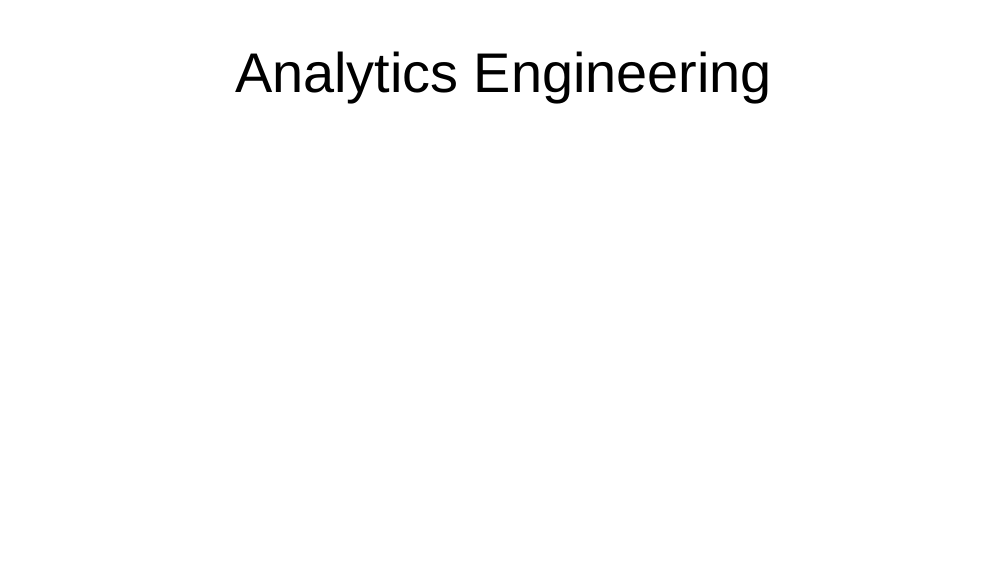
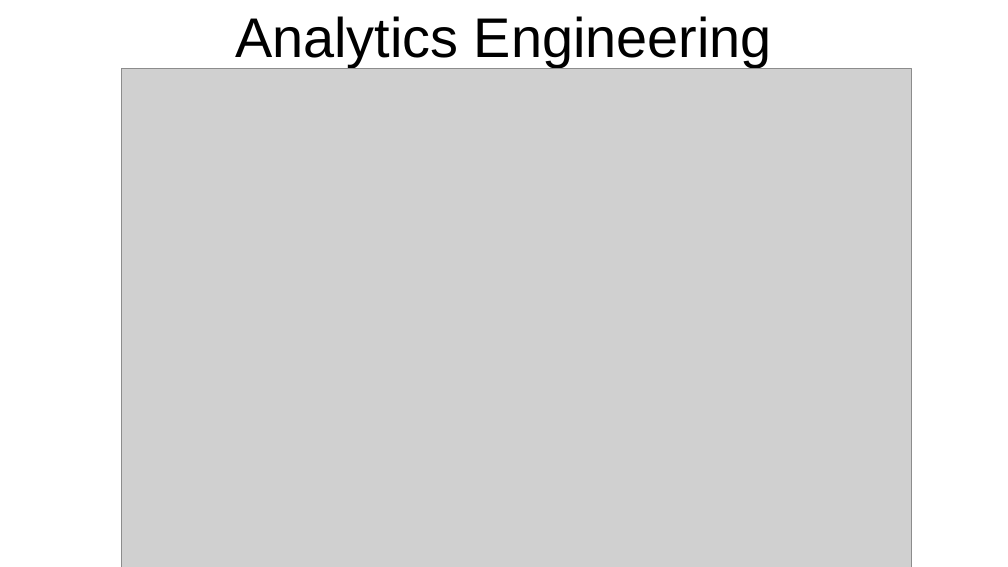
Before and after one commit to mossdet/dlp_data_eng, a slide deck: slide 1 of Notes/04_01_Analytics_Engineering.odp. Drawn at 1008x567 pixels with LibreOffice and Linux fonts; fonts in the diff are those of the drawing; grey boxes stand for pictures. Boxes give left, top, right and bottom in pixels: in the first picture for what was removed or moved away, otherwise in the second. Text is boxed around its words. In the diff, an @@ line names an element or a change of style, - is before the commit and + after.

```diff
--- a/Notes/04_01_Analytics_Engineering.odp
+++ b/Notes/04_01_Analytics_Engineering.odp
@@ title "Analytics Engineering": place and size @@
-title "Analytics Engineering" at [235,51,772,102]
+title "Analytics Engineering" at [235,16,772,67]
@@ picture added at [122,69,913,567] @@
```
Also in this commit, not shown: 4 slides added, 1 slide removed.
